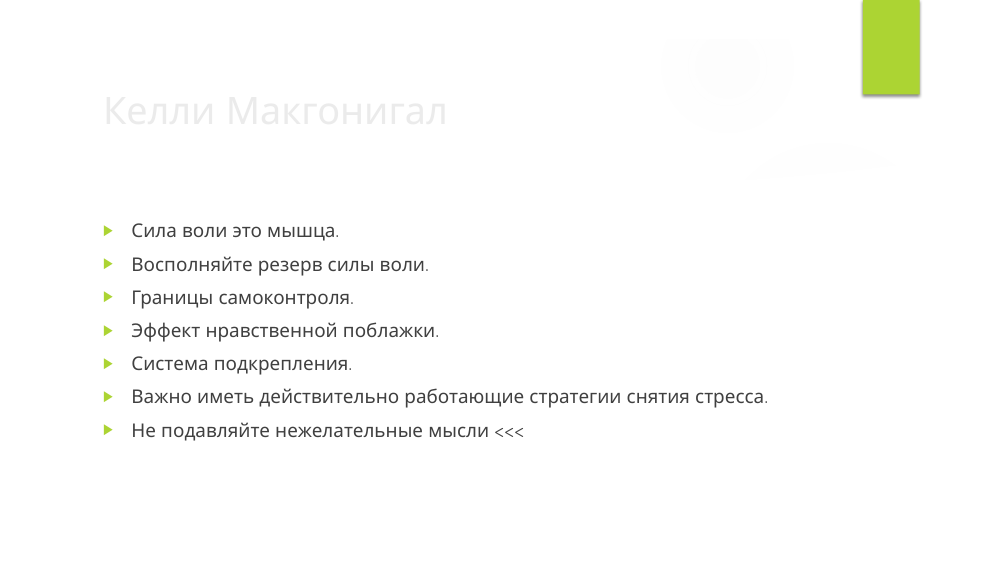
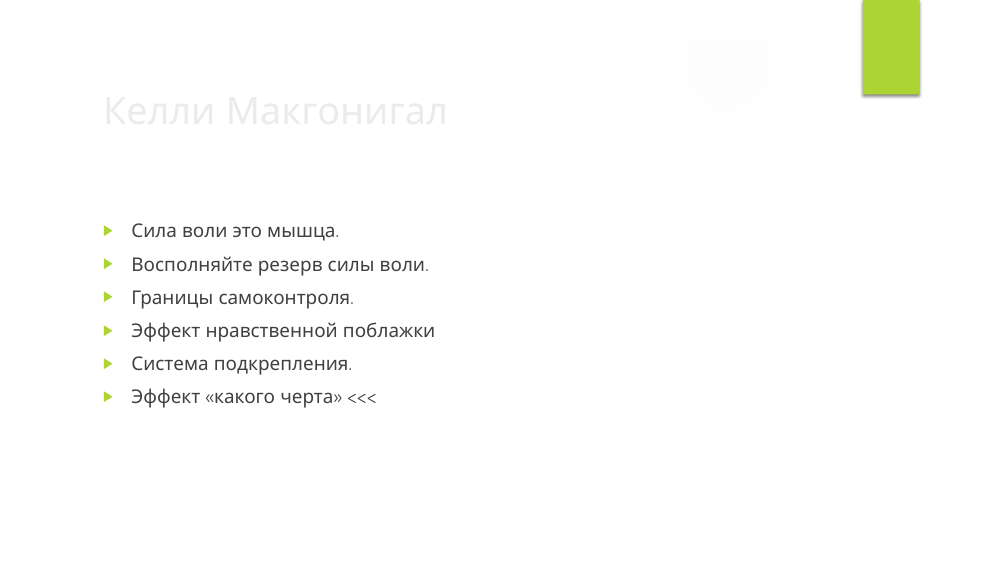
Before and after one commit to VladimirMakarevich/presentations, a slide deck: slide 34 of softskills/willpower/willpower.pptx (slide 35 before the commit). Drawn at 1008x567 pixels with LibreOffice and Linux fonts; fonts in the diff are those of the drawing; background and template pictures are left out. Boxes give left, top, right and bottom in pixels: in the first picture for what was removed or moved away, otherwise in the second. Text is boxed around its words. In the diff, an @@ line names an element or a change of style, - is before the commit and + after.

```diff
--- a/softskills/willpower/willpower.pptx
+++ b/softskills/willpower/willpower.pptx
@@ text at [131, 322, 435, 342]: text changed @@
-▶ Эффект нравственной поблажки.
+▶ Эффект нравственной поблажки
@@ text at [131, 388, 333, 408]: text changed @@
-▶ Важно иметь действительно работающие стратегии снятия стресса.
-▶ Не подавляйте нежелательные мысли <<<
+▶ Эффект «какого черта» <<<
```
Also in this commit, not shown: 4 other slides changed, 2 slides added, 15 slides removed.
